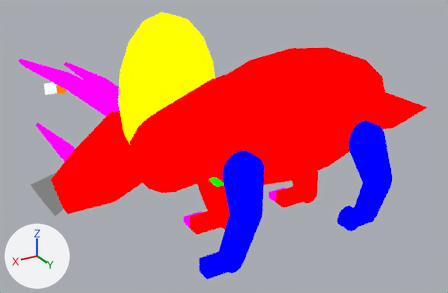
Before and after pictures for a commit that changed the Blender file assets-source/blender/motion/triceratops-walk.blend.
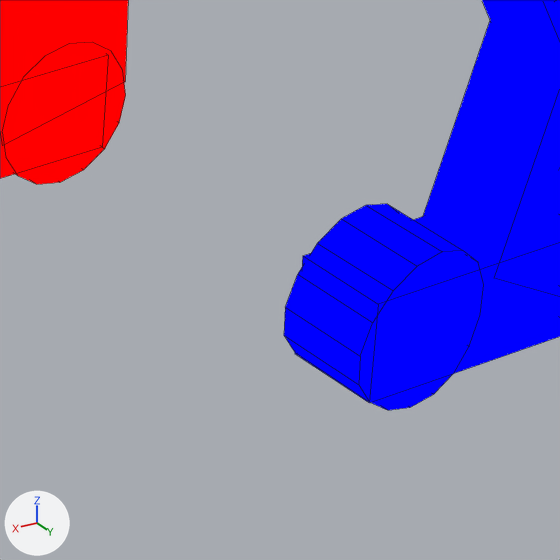
Old and new are each drawn whole from a 50 mm camera at (81.5, 61.7, 45.8) aimed at (38.6, -10.0, 10.0) and again close up on the part from 67% to 83% of the width and 62% to 85% of the height. Arrows for +X, +Y and +Z are at lower left; the lights stay in place. The first two pictures are the older version. Both versions are drawn at full value of the shape key 'walk_04' of 'DinoTycoon_Motion_triceratops_walk_far_back_tip'; the numbers are the values there. The close-ups show mesh edges as thin lines.

The first close-up shows 'DinoTycoon_Motion_triceratops_walk_far_back_0', 'DinoTycoon_Motion_triceratops_walk_far_back_1', 'DinoTycoon_Motion_triceratops_walk_far_back_foot', 'DinoTycoon_Motion_triceratops_walk_far_back_tip', 'DinoTycoon_Motion_triceratops_walk_near_back_1', 'DinoTycoon_Motion_triceratops_walk_near_back_foot', 'DinoTycoon_Motion_triceratops_walk_near_back_tip'.
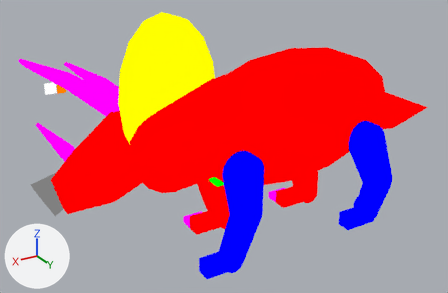
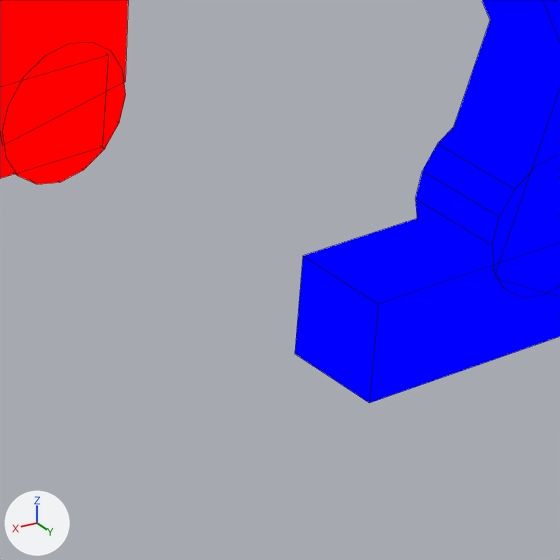
Location of each change, [x1, y1, x2, y2] in pixels of the close-ups (560 x 560 px; the box of a moved part takes in the faces that stretch with it):
'DinoTycoon_Motion_triceratops_walk_far_back_tip', reshaped
    before: [284, 204, 484, 410]
    after: [416, 127, 560, 297]
part 1 of me_dinotycoon_motion_triceratops_walk_sample_far_back_tip, moved or reshaped (not visible afterwards)
    before: [285, 336, 369, 401]
part 2 of me_dinotycoon_motion_triceratops_walk_sample_far_back_tip, moved or reshaped
    before: [284, 307, 360, 384]
    after: [416, 200, 493, 265]
part 3 of me_dinotycoon_motion_triceratops_walk_sample_far_back_tip, moved or reshaped
    before: [285, 275, 373, 356]
    after: [416, 171, 499, 245]
part 4 of me_dinotycoon_motion_triceratops_walk_sample_far_back_tip, moved or reshaped
    before: [298, 243, 393, 322]
    after: [423, 144, 514, 216]
part 5 of me_dinotycoon_motion_triceratops_walk_sample_far_back_tip, moved or reshaped
    before: [318, 219, 417, 291]
    after: [438, 127, 531, 189]
part 6 of me_dinotycoon_motion_triceratops_walk_sample_far_back_tip, moved or reshaped
    before: [342, 204, 484, 410]
    after: [492, 155, 560, 297]
'DinoTycoon_Motion_triceratops_walk_far_back_foot', unchanged, uncovered by the edit
    before: [295, 217, 560, 403]
    after: [295, 219, 560, 403]

What changed in the scene script:
```text
Change me_dinotycoon_motion_triceratops_walk_sample_far_back_tip:
    used by ob_dinotycoon_motion_triceratops_walk_far_back_tip; location = (0.0, 0.0, 0.0)
    remove me_dinotycoon_motion_triceratops_walk_sample_far_back_tip.from_pydata(...)  # 32 vertices, 18 faces; spans x 24.5..27.32, y 3.0..5.0, z -0.4..2.63
    add me_dinotycoon_motion_triceratops_walk_sample_far_back_tip.from_pydata(...)  # 32 vertices, 18 faces; spans x 21.6..24.4, y 3.0..5.0, z 1.01..3.86
    me_dinotycoon_motion_triceratops_walk_sample_far_back_tip part 1: all 14 vertices in x 24.71..27.29, y 3.0..5.0, z -0.4..0.46 are moved by (-3.0, 0.0, 1.41)
    me_dinotycoon_motion_triceratops_walk_sample_far_back_tip part 2: all 4 vertices in x 24.52..27.32, y 3.0..5.0, z 1.05 are moved by (-2.92, 0.0, 1.38)
    me_dinotycoon_motion_triceratops_walk_sample_far_back_tip part 3: all 4 vertices in x 24.5..27.09, y 3.0..5.0, z 1.65 are moved by (-2.79, 0.0, 1.32)
    me_dinotycoon_motion_triceratops_walk_sample_far_back_tip part 4: all 4 vertices in x 24.7..26.68, y 3.0..5.0, z 2.17 are moved by (-2.69, 0.0, 1.27)
    me_dinotycoon_motion_triceratops_walk_sample_far_back_tip part 5: all 4 vertices in x 25.08..26.15, y 3.0..5.0, z 2.51 are moved by (-2.62, 0.0, 1.23)
    me_dinotycoon_motion_triceratops_walk_sample_far_back_tip part 6: all 2 vertices in x 25.59, y 3.0..5.0, z 2.63 are moved by (-2.59, 0.0, 1.22)
```
